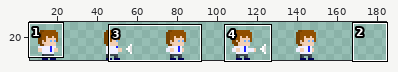
Two versions of one sprite sheet, assets/player/alex_attack_sheet.png. The picture above shows the old version from afar; the outline marks the close-up.
Close-up. Before:
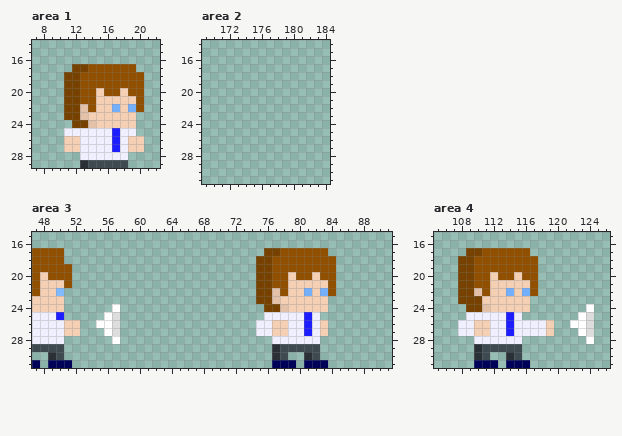
The file is 192x32 pixels. Colours within 5 levels of each other are drawn and written as one. Shown: area 1: x 7..22, y 14..29; area 2: x 169..184, y 14..31; area 3: x 47..91, y 15..31; area 4: x 105..126, y 15..31. The wide view leaves out empty margins. The commit also changed other parts of the picture, which this record leaves out.
And afterwards:
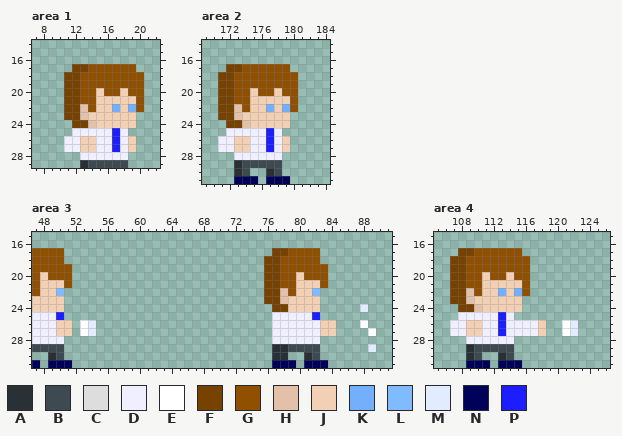
Palette (. is transparent): A #293136  B #3e4a51  C #dddddd  D #efefff  E #ffffff  F #774100  G #914f00  H #e2c1a8  J #f3cfb4  K #74affc  L #80bbff  M #e1ecff  N #000158  P #1c1eff
What changed:
Area 1:
y 25: x 11 D -> .; x 19 D -> .
y 26..27: x 11..14 JJDD -> DDJJ; x 20 J -> .
Area 2:
y 17: x 172..179 ........ -> FFGGGGGG
y 18..19: x 171..180 .......... -> FFGGGGGGGG
y 20: x 171..180 .......... -> FFGGJGGJGG
y 21: x 171..180 .......... -> FFGGJJJJJG
y 22: x 171..180 .......... -> FFHGJJKJKG
y 23: x 171..179 ......... -> FFHJJJJJJ
y 24: x 172..179 ........ -> FFHJJJJJ
y 25: x 172..178 ....... -> DDDDDPD
y 26..27: x 171..179 ......... -> DDJJDDPDJ
y 28: x 173..178 ...... -> DDDDDD
y 29: x 173..178 ...... -> ABBBBB
y 30: x 173..174 .. -> AB; x 177..178 .. -> AB
y 31: x 173..175 ... -> NNN; x 177..179 ... -> NNN
Area 3:
y 17: x 76 F -> .; x 78 G -> F; x 83 G -> .
y 18: x 75 F -> .; x 77 G -> F; x 83..84 GG -> ..
y 19: x 75 F -> .; x 77 G -> F; x 84 G -> .
y 20: x 75 F -> .; x 77 G -> F; x 79..80 JG -> GJ; x 82 J -> G; x 84 G -> .
y 21: x 75 F -> .; x 77 G -> F; x 79 J -> G; x 83..84 JG -> G.
y 22: x 75 F -> .; x 77..79 HGJ -> FHG; x 81..84 KJKG -> JL..
y 23: x 75 F -> .; x 77..78 HJ -> FH; x 83 J -> .
y 24: x 57 E -> .; x 76 F -> .; x 78 H -> F; x 83 J -> .; x 88 . -> M
y 25: x 56..57 EC -> ..; x 76 D -> .; x 81..82 PD -> DP
y 26: x 50 D -> J; x 52..57 J..EEC -> .EM...; x 75..78 DDJJ -> ..DD; x 81 P -> D; x 84 . -> J; x 88 . -> E
y 27: x 50 D -> J; x 52..54 J.. -> .EM; x 56..57 EC -> ..; x 75..78 DDJJ -> ..DD; x 81 P -> D; x 84 . -> J; x 89 . -> E
y 28: x 57 E -> .
y 29: x 78 B -> A; x 89 . -> M
y 30: x 78 B -> A
Area 4:
y 17: x 108 . -> F; x 110 F -> G; x 116 G -> .
y 18..19: x 107 . -> F; x 109 F -> G; x 117 G -> .
y 20: x 107 . -> F; x 109 F -> G; x 111..112 GJ -> JG; x 114..115 GJ -> JG; x 117 G -> .
y 21: x 107 . -> F; x 109 F -> G; x 111 G -> J; x 116..117 JG -> G.
y 22: x 107 . -> F; x 109..111 FHG -> HGJ; x 113..117 JKJKG -> KJKG.
y 23: x 107 . -> F; x 109..110 FF -> HJ; x 116 J -> .
y 24: x 108 . -> F; x 110..111 FH -> HJ; x 116 J -> .; x 124 E -> .
y 25: x 108 . -> D; x 113..115 DPD -> PD.; x 123..124 EC -> ..
y 26: x 107 . -> D; x 109 D -> J; x 111 J -> D; x 113..114 DP -> PD; x 118..119 DJ -> J.; x 121..124 .EEC -> EM..
y 27: x 107 . -> D; x 109 D -> J; x 111 J -> D; x 113..114 DP -> PD; x 118..119 DJ -> J.; x 121..124 ..EC -> EM..
y 28: x 109 . -> D; x 115 D -> .; x 124 E -> .
y 29: x 109..110 .A -> AB; x 115 B -> .
y 30: x 109..111 .AB -> AB.; x 113..115 .AB -> AB.
y 31: x 109 . -> N; x 112..113 N. -> .N; x 116 N -> .
Changed places in both close-ups, as pixel boxes (x1, y1, x2, y2):
changed: (64, 128, 96, 152)
erased: (128, 128, 144, 152)
added: (218, 64, 298, 184)
changed: (256, 248, 376, 360)
changed: (56, 304, 120, 344)
changed: (450, 248, 594, 368)
